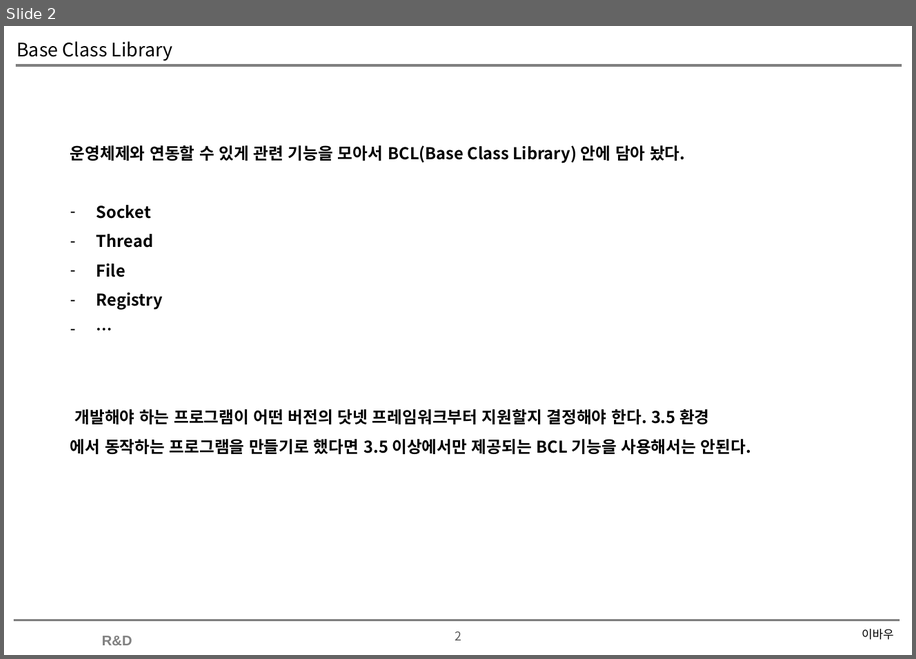
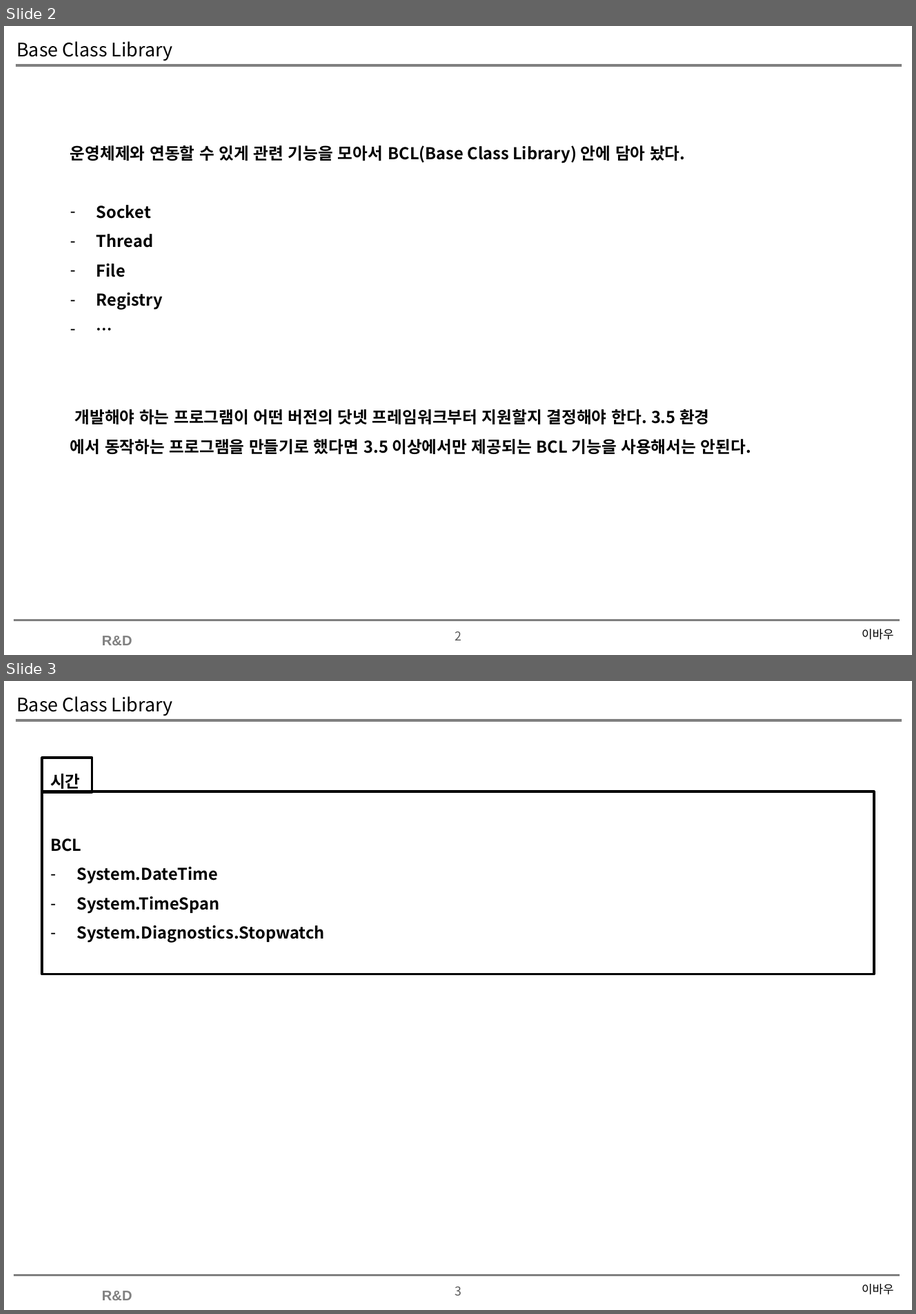
Before and after one commit to soultomind/CSharpStudy, a slide deck: CSharpStudy.Day20200627/Base Class Library.pptx. Shown one above the other, each under a label of ours: slide 2 before the commit, slides 2 and 3 after it. The pictures are 916x659 and 916x1314 pixels, drawn with LibreOffice and Linux fonts; fonts in the diff are those of the drawing; background and template pictures are left out. Boxes give left, top, right and bottom in pixels: in the first picture for what was removed or moved away, otherwise in the second. Text is boxed around its words. In the diff, an @@ line names an element or a change of style, - is before the commit and + after.

```diff
--- a/CSharpStudy.Day20200627/Base Class Library.pptx
+++ b/CSharpStudy.Day20200627/Base Class Library.pptx
@@ slide 3 added at [4,681,912,1310], background #FFFFFF; not listed: 4 template elements that a slide beside it also shows @@
@@ title added at [16,696,173,716], 16 pt, text #000000 @@
+Base Class Library
@@ rectangle added at [43,758,92,793], outline #000000 2.25 pt, 14 pt, text #000000, bold @@
+시간
@@ rectangle added at [43,791,874,974], outline #000000 2.25 pt, 14 pt, text #000000, bold @@
+BCL
+– System.DateTime
+– System.TimeSpan
+– System.Diagnostics.Stopwatch
@@ text added at [862,1283,893,1294], 10 pt, text #000000 @@
+이바우
```
Also in this commit, not shown: 2 slides changed, 3 other slides added, 1 other file.
